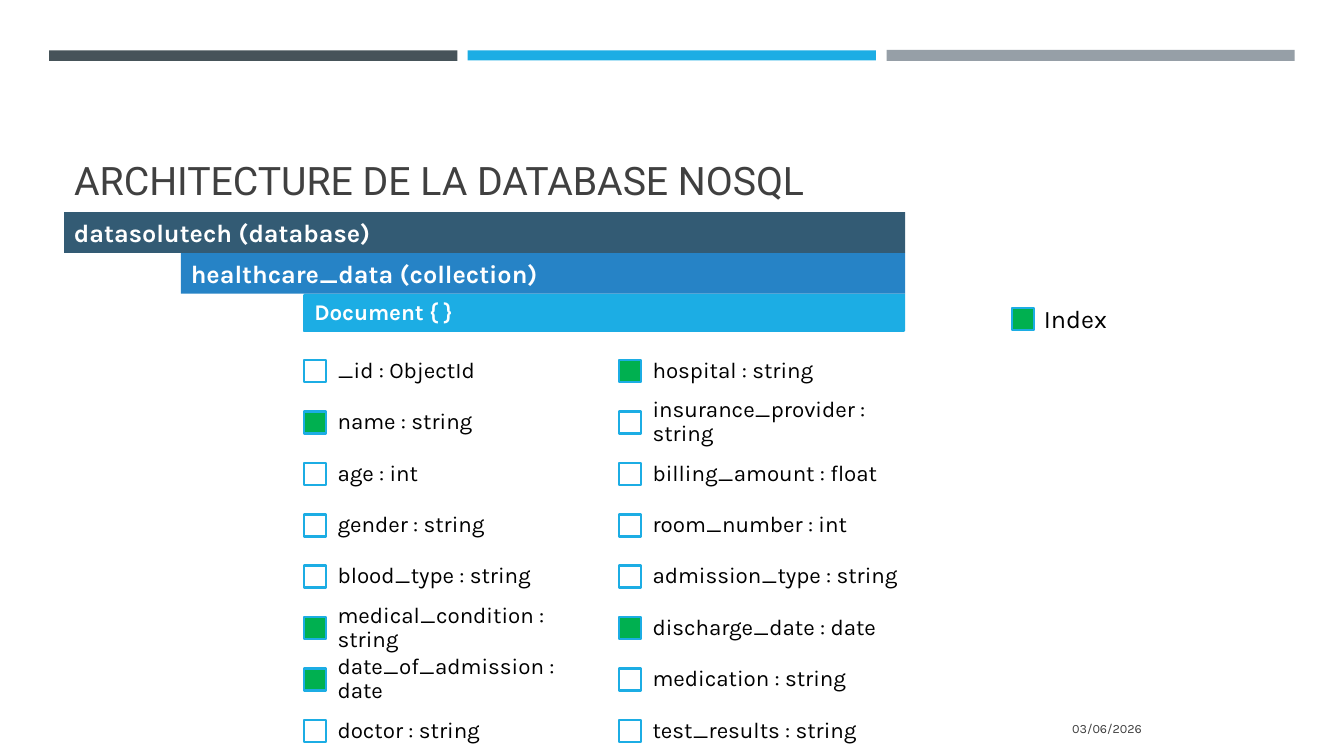
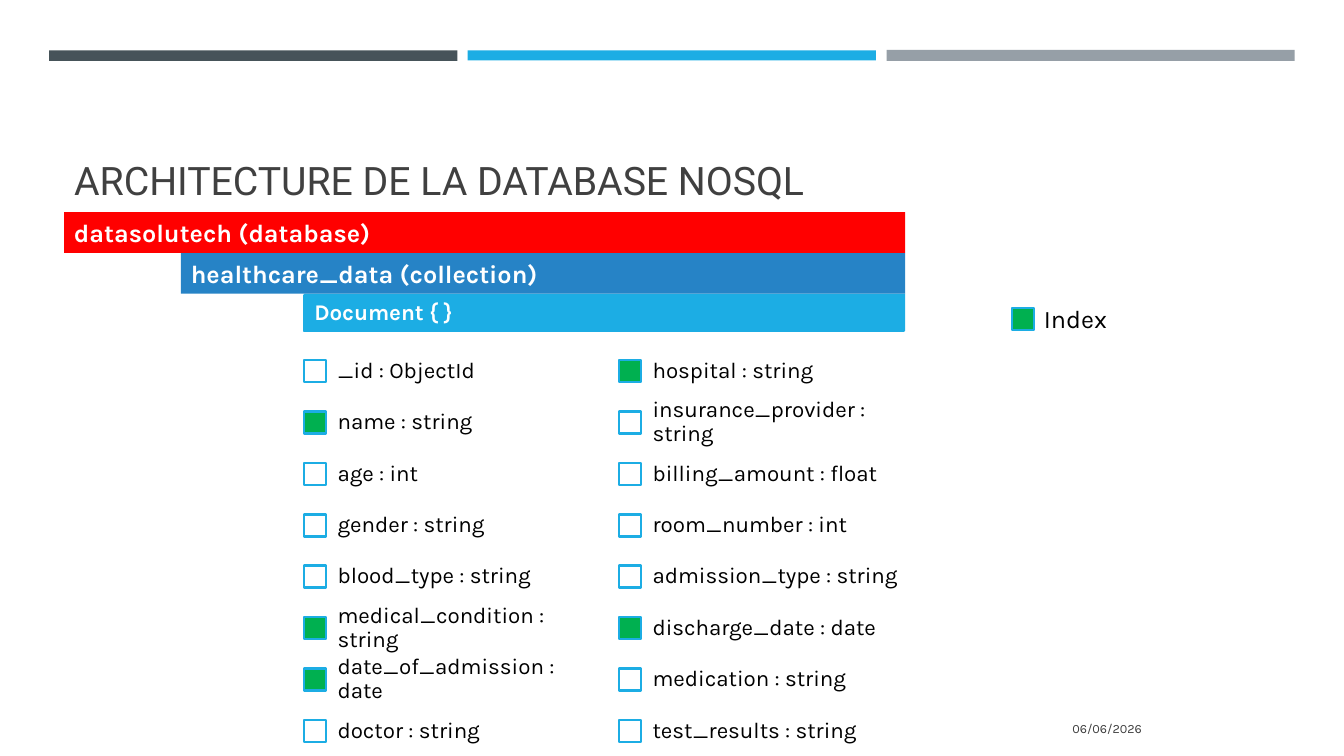
Before and after one commit to Sebules/Project_5_OpenClassrooms_Data_Engineer, a slide deck: slide 5 of ulesie_sebastien_2_presentation_062026.pptx (slide 7 before the commit). Drawn at 1344x756 pixels with LibreOffice and Linux fonts; fonts in the diff are those of the drawing. Boxes give left, top, right and bottom in pixels: in the first picture for what was removed or moved away, otherwise in the second. Text is boxed around its words. In the diff, an @@ line names an element or a change of style, - is before the commit and + after.

```diff
--- a/ulesie_sebastien_2_presentation_062026.pptx
+++ b/ulesie_sebastien_2_presentation_062026.pptx
@@ rectangle "datasolutech (database)" at bbox=[65, 213, 905, 253]: fill #335B74 to #FF0000 @@
@@ text at bbox=[1072, 724, 1142, 734]: text changed @@
-03/06/2026
+06/06/2026
```
Also in this commit, not shown: 11 other slides changed, 3 slides added, 7 slides removed, 23 other files.
